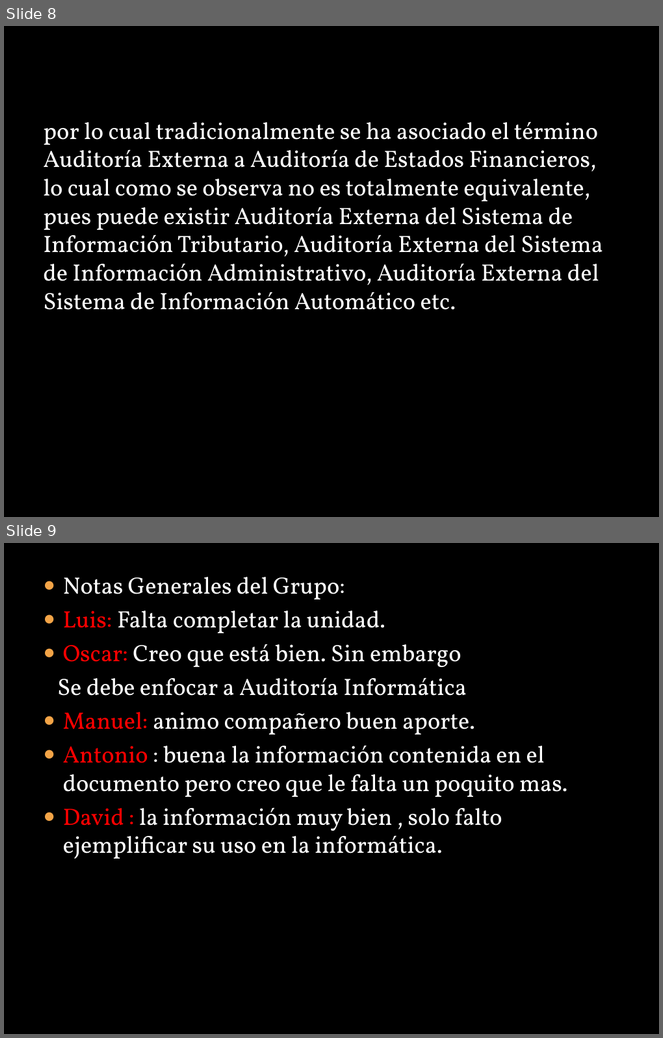
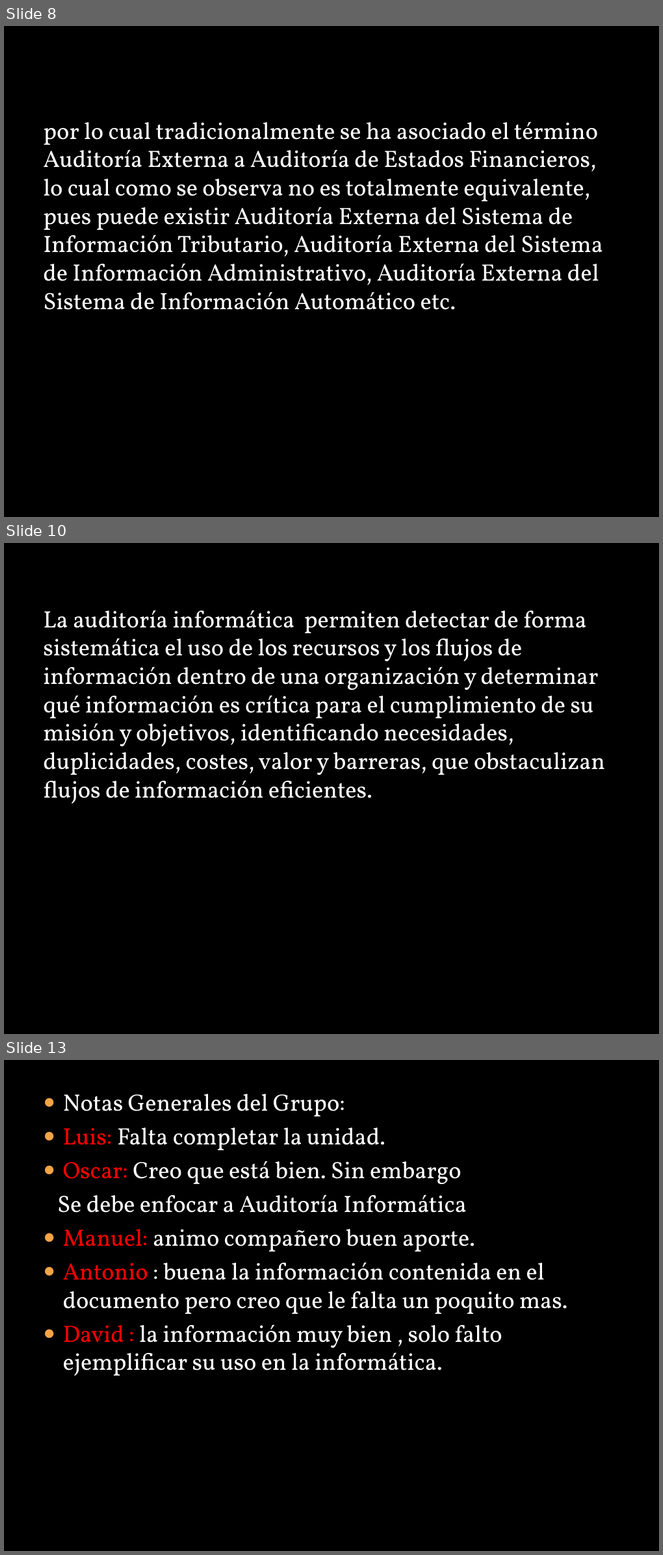
Before and after one commit to lc850/auditoria, a slide deck: HECTOR.pptx. Shown one above the other, each under a label of ours: slides 8 and 9 before the commit, slides 8, 10 and 13 after it; the slides between them are not shown. The pictures are 663x1038 and 663x1555 pixels, drawn with LibreOffice and Linux fonts; fonts in the diff are those of the drawing; background and template pictures are left out. Boxes give left, top, right and bottom in pixels: in the first picture for what was removed or moved away, otherwise in the second. Text is boxed around its words. In the diff, an @@ line names an element or a change of style, - is before the commit and + after.

```diff
--- a/HECTOR.pptx
+++ b/HECTOR.pptx
@@ slide 10 added at (4, 543, 659, 1034), background picture (left out) @@
@@ text added at (43, 610, 605, 804), 26 pt, text #FFFFFF @@
+La auditoría informática permiten detectar de forma sistemática el uso de los recursos y los flujos de información dentro de una organización y determinar qué información es crítica para el cumplimiento de su misión y objetivos, identificando necesidades, duplicidades, costes, valor y barreras, que obstaculizan flujos de información eficientes.
@@ what was slide 9 is now slide 13 @@
```
Also in this commit, not shown: 1 slide changed, 3 other slides added.
